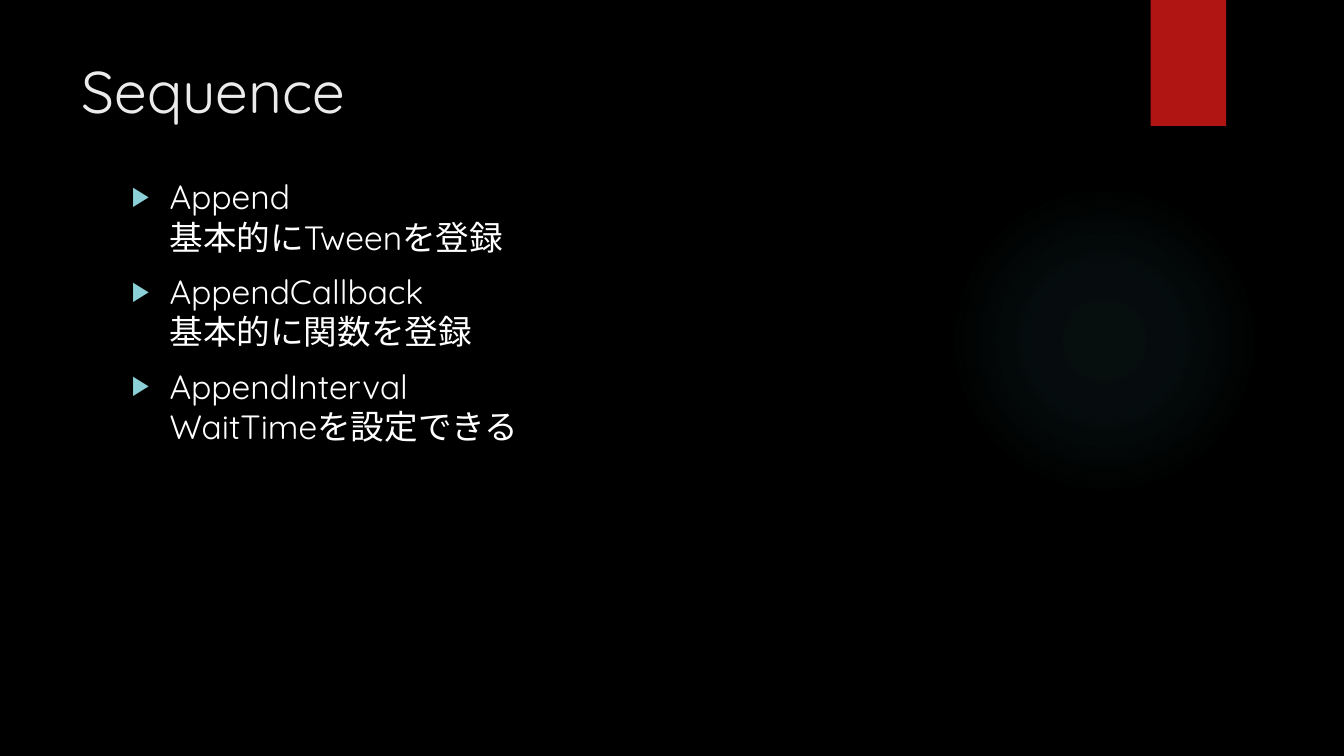
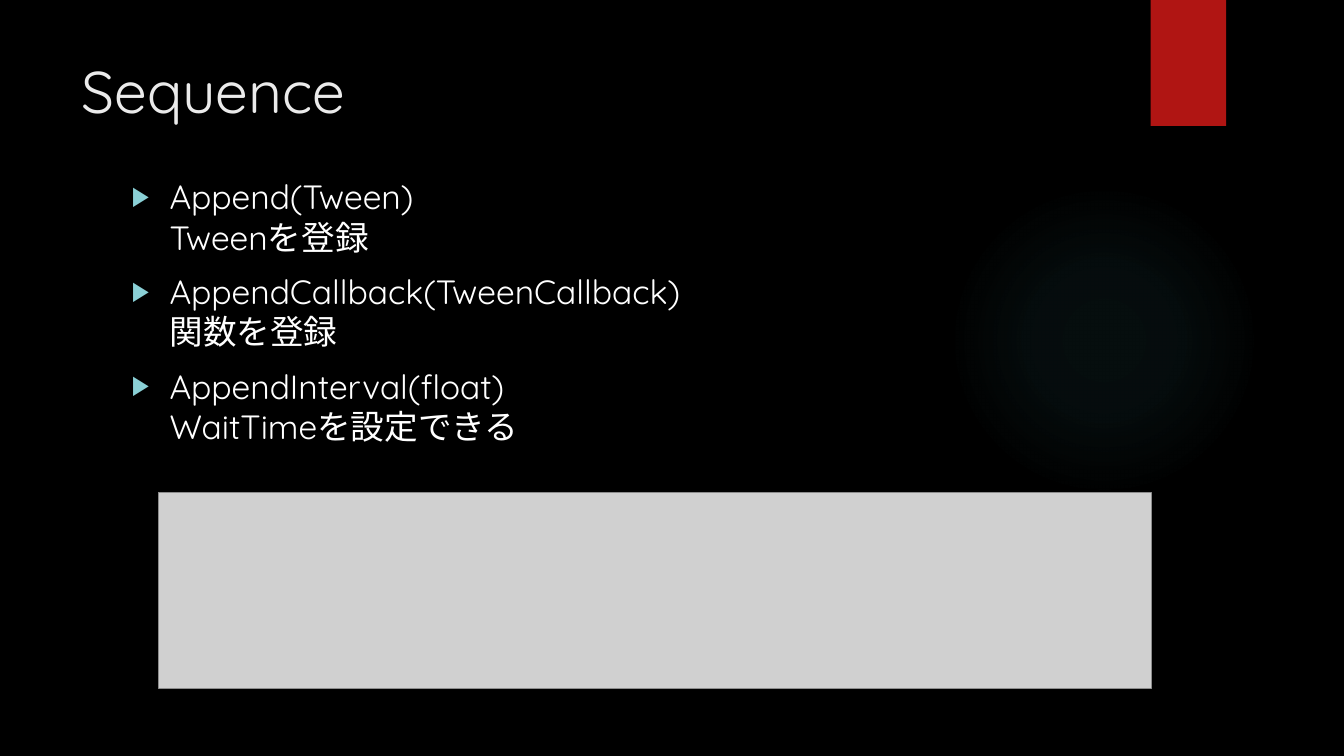
Before and after one commit to hopesnow/Study, a slide deck: slide 11 of RHStudy/Documents/プレゼンテーション1.pptx. Drawn at 1344x756 pixels with LibreOffice and Linux fonts; fonts in the diff are those of the drawing; grey boxes stand for pictures; background and template pictures are left out. Boxes give left, top, right and bottom in pixels: in the first picture for what was removed or moved away, otherwise in the second. Text is boxed around its words. In the diff, an @@ line names an element or a change of style, - is before the commit and + after.

```diff
--- a/RHStudy/Documents/プレゼンテーション1.pptx
+++ b/RHStudy/Documents/プレゼンテーション1.pptx
@@ text at <box>170,184,681,442</box>: text changed @@
-▶ Append
-  基本的にTweenを登録
-▶ AppendCallback
-  基本的に関数を登録
-▶ AppendInterval
-  WaitTimeを設定できる
+▶ Append(Tween)
+  Tweenを登録
+▶ AppendCallback(TweenCallback)
+  関数を登録
+▶ AppendInterval(float)
+  WaitTimeを設定できる
@@ picture added at <box>158,493,1151,689</box> @@
```
Also in this commit, not shown: 2 other slides changed, 1 other file.
